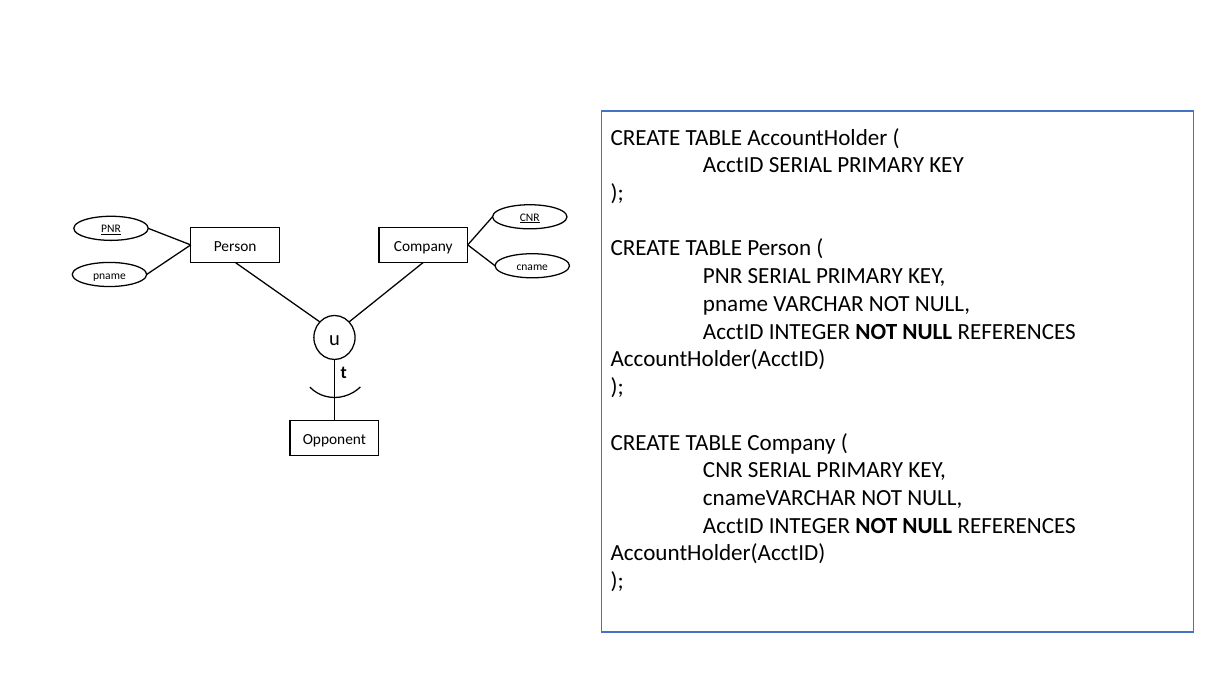
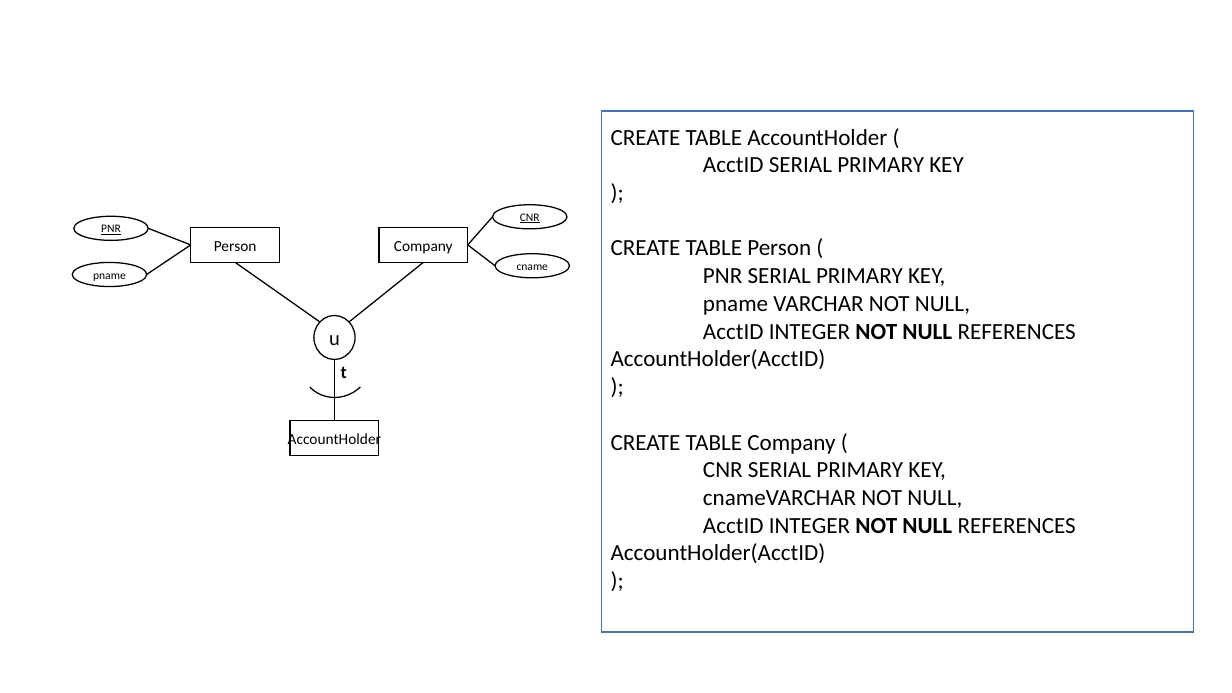
Before and after one commit to philipburleigh/db_halvfabrikata, a slide deck: slide 19 of er_diagram/er_diagram_template.pptx. Drawn at 1232x693 pixels with LibreOffice and Linux fonts; fonts in the diff are those of the drawing. Boxes give left, top, right and bottom in pixels: in the first picture for what was removed or moved away, otherwise in the second. Text is boxed around its words. In the diff, an @@ line names an element or a change of style, - is before the commit and + after.

Commit message:
Changes to ERD

```diff
--- a/er_diagram/er_diagram_template.pptx
+++ b/er_diagram/er_diagram_template.pptx
@@ text in rectangle at [288,430,381,448]: text changed @@
-Opponent
+AccountHolder
```
